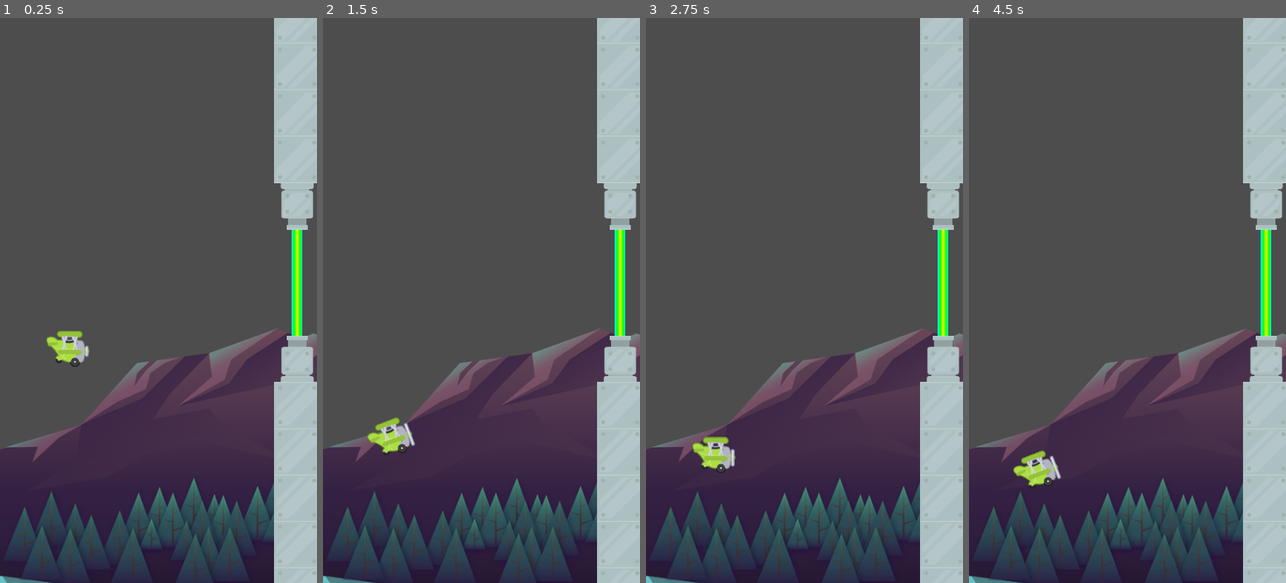
Above: before the commit, frames 1-4 (left to right).
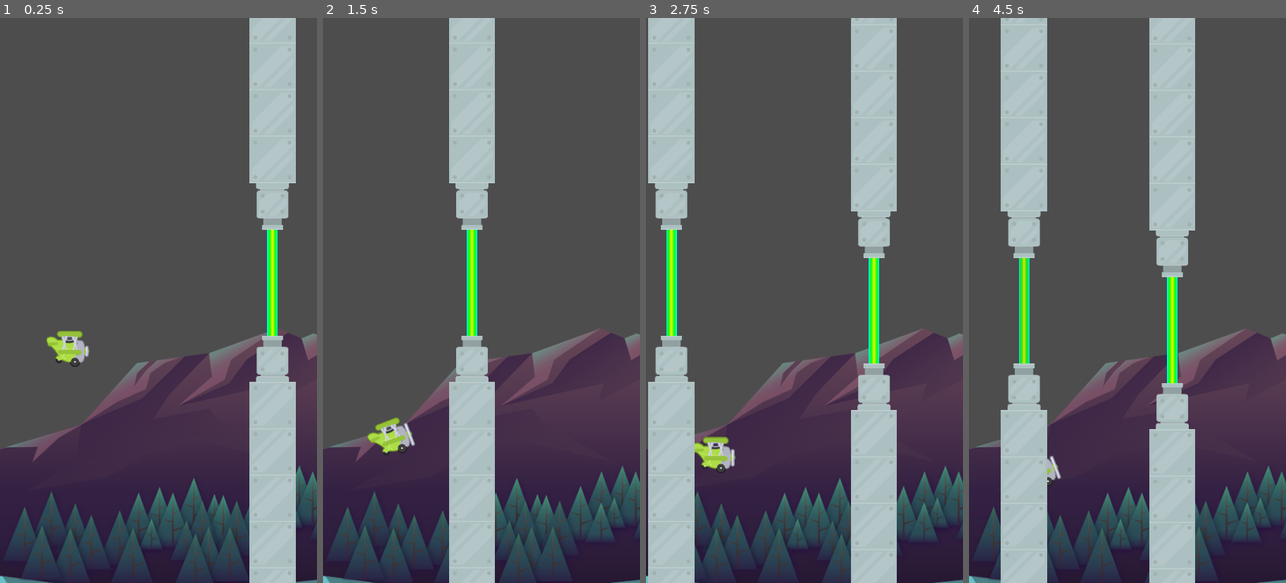
Above: after the commit, the same moments.

Repository: SWEJaber/tappy-game
Game: Godot game, scene res://scenes/game.tscn
Same seed, same stepped clock (60 frames per second), same inputs: the game is played once before the commit and once after it.
Inputs:
- Up to frame 1 (0.25 s): no input
- Up to frame 2 (1.5 s): tap Space (fly) at 0.6, 1.35 s
- Up to frame 3 (2.75 s): tap Space (fly) at 2.1 s
- Up to frame 4 (4.5 s): tap Space (fly) at 2.85, 3.6, 4.35 s

The runs differ from the first frame. In frame 1, 13% of the frame differs, in the area x 78-100%, y 0-100%; in frame 2, 22%; in frame 3, 34%, in the area x 0-100%, y 0-100%; in frame 4, 34%.

Commit message:
create pipes spawner

Diff:
--- a/laser/laser.tscn
+++ b/laser/laser.tscn
@@ -4,6 +4,21 @@
 
 [sub_resource type="RectangleShape2D" id="RectangleShape2D_h8jcv"]
 size = Vector2(20, 24)
+
+[sub_resource type="Animation" id="Animation_f632s"]
+length = 0.001
+tracks/0/type = "value"
+tracks/0/imported = false
+tracks/0/enabled = true
+tracks/0/path = NodePath("Sprite2D:self_modulate")
+tracks/0/interp = 1
+tracks/0/loop_wrap = true
+tracks/0/keys = {
+"times": PackedFloat32Array(0),
+"transitions": PackedFloat32Array(1),
+"update": 0,
+"values": [Color(1, 1, 1, 1)]
+}
 
 [sub_resource type="Animation" id="Animation_b20w1"]
 resource_name = "flash"
@@ -21,21 +36,6 @@
 "transitions": PackedFloat32Array(1, 1, 1, 1),
 "update": 0,
 "values": [Color(1, 1, 1, 1), Color(1, 1, 1, 1), Color(1, 1, 1, 0.113725), Color(1, 1, 1, 1)]
-}
-
-[sub_resource type="Animation" id="Animation_f632s"]
-length = 0.001
-tracks/0/type = "value"
-tracks/0/imported = false
-tracks/0/enabled = true
-tracks/0/path = NodePath("Sprite2D:self_modulate")
-tracks/0/interp = 1
-tracks/0/loop_wrap = true
-tracks/0/keys = {
-"times": PackedFloat32Array(0),
-"transitions": PackedFloat32Array(1),
-"update": 0,
-"values": [Color(1, 1, 1, 1)]
 }
 
 [sub_resource type="AnimationLibrary" id="AnimationLibrary_epkdv"]
--- /dev/null
+++ b/pipes/pipes.gd
@@ -0,0 +1,21 @@
+extends Node2D
+
+class_name Pipes
+
+
+
+const SCROLL_SPEED: float = 150
+
+# Called every frame. 'delta' is the elapsed time since the previous frame.
+func _process(delta: float) -> void:
+	position.x -= SCROLL_SPEED * delta
+	check_off_screen()
+
+func check_off_screen() -> void:
+	if position.x < -500:
+		queue_free()
+
+
+# May not work properly on a Macbook when you minimize the game window
+func _on_screen_exited() -> void:
+	queue_free()
--- a/pipes/pipes.tscn
+++ b/pipes/pipes.tscn
@@ -1,10 +1,12 @@
-[gd_scene load_steps=4 format=3 uid="uid://dg34xnbh3ihch"]
+[gd_scene load_steps=5 format=3 uid="uid://dg34xnbh3ihch"]
 
 [ext_resource type="PackedScene" uid="uid://b6kqvplhng8sl" path="res://pipe/pipe.tscn" id="1_4i8ey"]
+[ext_resource type="Script" path="res://pipes/pipes.gd" id="1_o0mt0"]
 [ext_resource type="PackedScene" uid="uid://d1y7infps8pbl" path="res://laser/laser.tscn" id="2_eikei"]
 [ext_resource type="AudioStream" uid="uid://ywq16ivn4vae" path="res://assets/audio/score.wav" id="3_qybco"]
 
 [node name="Pipes" type="Node2D"]
+script = ExtResource("1_o0mt0")
 
 [node name="Laser" parent="." instance=ExtResource("2_eikei")]
 
@@ -21,3 +23,5 @@
 
 [node name="AudioStreamPlayer2D" type="AudioStreamPlayer2D" parent="."]
 stream = ExtResource("3_qybco")
+
+[connection signal="screen_exited" from="VisibleOnScreenNotifier2D" to="." method="_on_screen_exited"]
--- /dev/null
+++ b/scenes/game.gd
@@ -0,0 +1,29 @@
+extends Node2D
+
+const PIPES = preload("res://pipes/pipes.tscn")
+
+@onready var spawn_u: Marker2D = $Spawner/SpawnU
+@onready var spawn_l: Marker2D = $Spawner/SpawnL
+
+@onready var pipes_holder: Node = $"Pipes Holder"
+
+
+# Called when the node enters the scene tree for the first time.
+func _ready() -> void:
+	pass
+
+# Called every frame. 'delta' is the elapsed time since the previous frame.
+func _process(delta: float) -> void:
+
+	pass
+
+
+
+func spawn_pipes() -> void:
+	var new_pipes: Pipes = PIPES.instantiate()
+
+	var y_position: float = randf_range(spawn_u.position.y, spawn_l.position.y)
+
+	new_pipes.position = Vector2(spawn_l.position.x, y_position)
+
+	pipes_holder.add_child(new_pipes)
--- a/scenes/game.tscn
+++ b/scenes/game.tscn
@@ -1,11 +1,13 @@
-[gd_scene load_steps=5 format=3 uid="uid://c8m4daaxj57ol"]
+[gd_scene load_steps=6 format=3 uid="uid://c8m4daaxj57ol"]
 
+[ext_resource type="Script" path="res://scenes/game.gd" id="1_3erxk"]
 [ext_resource type="Texture2D" uid="uid://cj7fbhwmesma8" path="res://assets/background/rocks_2.png" id="1_3w8f5"]
 [ext_resource type="PackedScene" uid="uid://cepqidyevoftt" path="res://barrier/barrier.tscn" id="1_ei3be"]
 [ext_resource type="PackedScene" uid="uid://2oo2ypnnkqni" path="res://plane/plane.tscn" id="2_6wrec"]
 [ext_resource type="PackedScene" uid="uid://dg34xnbh3ihch" path="res://pipes/pipes.tscn" id="4_dm2vy"]
 
 [node name="Game" type="Node2D"]
+script = ExtResource("1_3erxk")
 
 [node name="Ceiling" parent="." instance=ExtResource("1_ei3be")]
 position = Vector2(0, -22)
@@ -22,3 +24,19 @@
 
 [node name="Pipes" parent="." instance=ExtResource("4_dm2vy")]
 position = Vector2(450, 400)
+
+[node name="Pipes Holder" type="Node" parent="."]
+
+[node name="Spawner" type="Node" parent="."]
+
+[node name="SpawnU" type="Marker2D" parent="Spawner"]
+position = Vector2(530, 340)
+
+[node name="SpawnL" type="Marker2D" parent="Spawner"]
+position = Vector2(530, 540)
+
+[node name="Spawn Timer" type="Timer" parent="Spawner"]
+wait_time = 1.5
+autostart = true
+
+[connection signal="timeout" from="Spawner/Spawn Timer" to="." method="spawn_pipes"]
